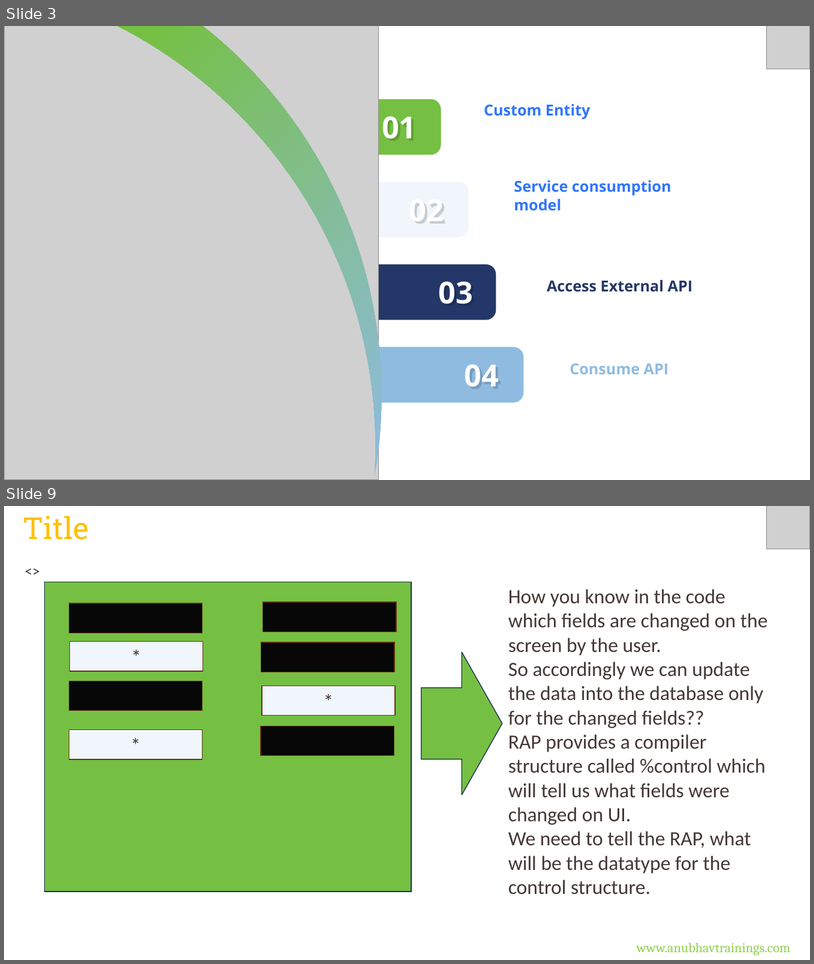
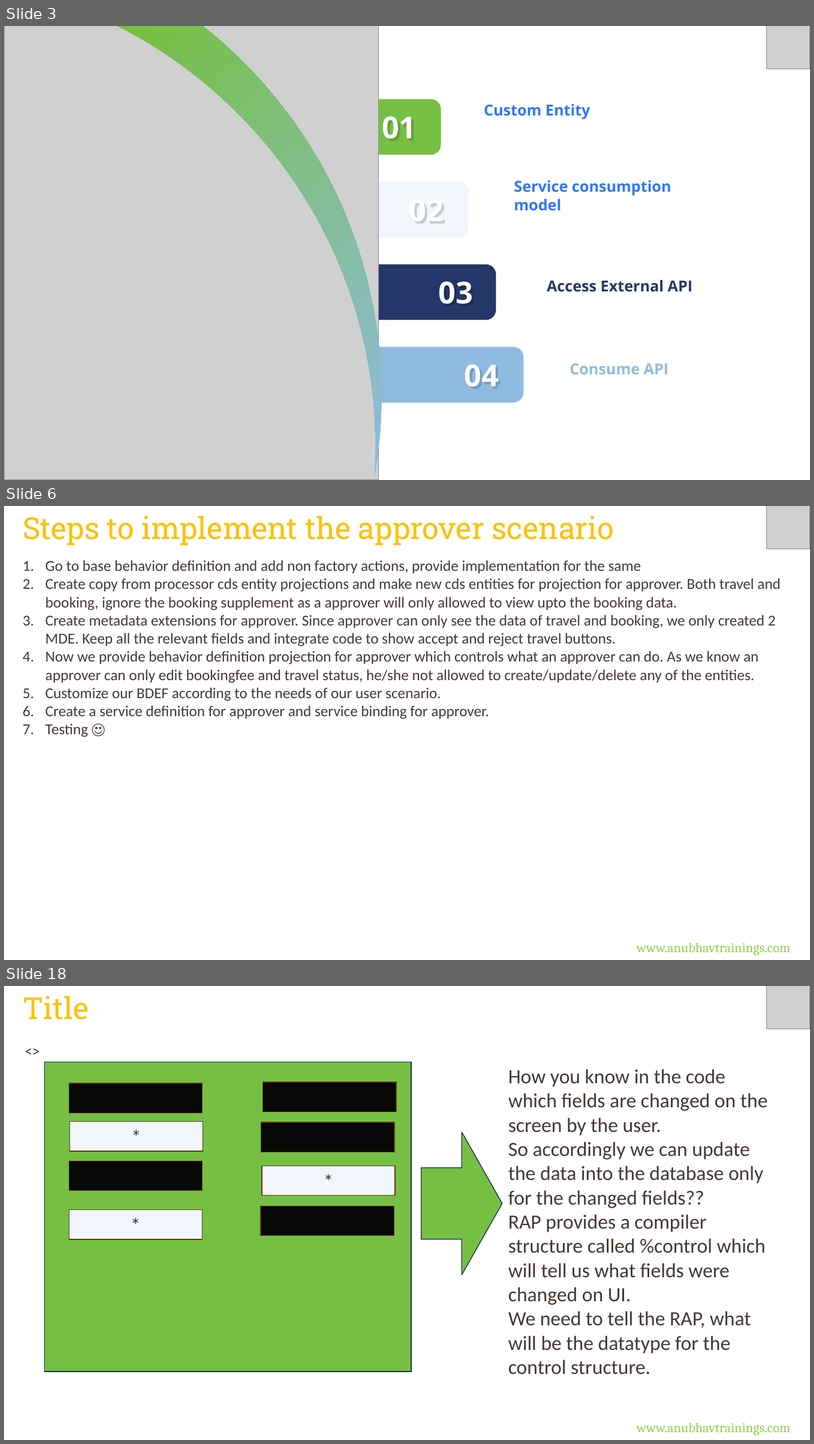
Before and after one commit to soyuztechnologies/CDS_AMDP_RAP_Training_60H, a slide deck: Day 16/DAY-16.pptx. Shown one above the other, each under a label of ours: slides 3 and 9 before the commit, slides 3, 6 and 18 after it; the slides between them are not shown. The pictures are 814x964 and 814x1444 pixels, drawn with LibreOffice and Linux fonts; fonts in the diff are those of the drawing; grey boxes stand for pictures. Boxes give left, top, right and bottom in pixels: in the first picture for what was removed or moved away, otherwise in the second. Text is boxed around its words. In the diff, an @@ line names an element or a change of style, - is before the commit and + after.

Commit message:
Auto bot updater CDS_AMDP_RAP_Training_60H Course

```diff
--- a/Day 16/DAY-16.pptx
+++ b/Day 16/DAY-16.pptx
@@ slide 6 added at [4, 506, 810, 960], background #FFFFFF @@
@@ text added at [23, 516, 615, 546], 36 pt, text #FFC000 @@
+Steps to implement the approver scenario
@@ picture added at [767, 506, 810, 549] @@
@@ text added at [45, 560, 781, 737], 18 pt, text #433835 @@
+1. Go to base behavior definition and add non factory actions, provide implementation for the same
+2. Create copy from processor cds entity projections and make new cds entities for projection for approver. Both travel and booking, ignore the booking supplement as a approver will only allowed to view upto the booking data.
+3. Create metadata extensions for approver. Since approver can only see the data of travel and booking, we only created 2 MDE. Keep all the relevant fields and integrate code to show accept and reject travel buttons.
+4. Now we provide behavior definition projection for approver which controls what an approver can do. As we know an approver can only edit bookingfee and travel status, he/she not allowed to create/update/delete any of the entities.
+5. Customize our BDEF according to the needs of our user scenario.
+6. Create a service definition for approver and service binding for approver.
+7. Testing ☺
@@ text added at [637, 942, 791, 955], 16 pt, text #92D050 @@
+www.anubhavtrainings.com
@@ what was slide 9 is now slide 18 @@
```
Also in this commit, not shown: 1 slide changed, 14 other slides added, 6 other files.
